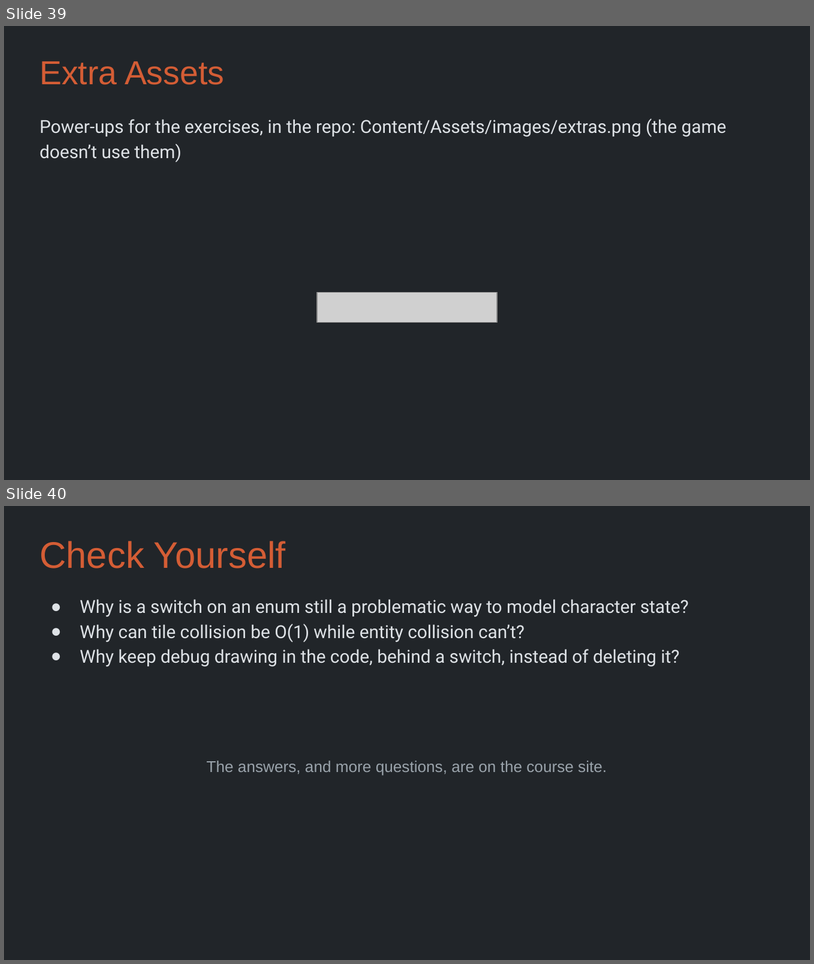
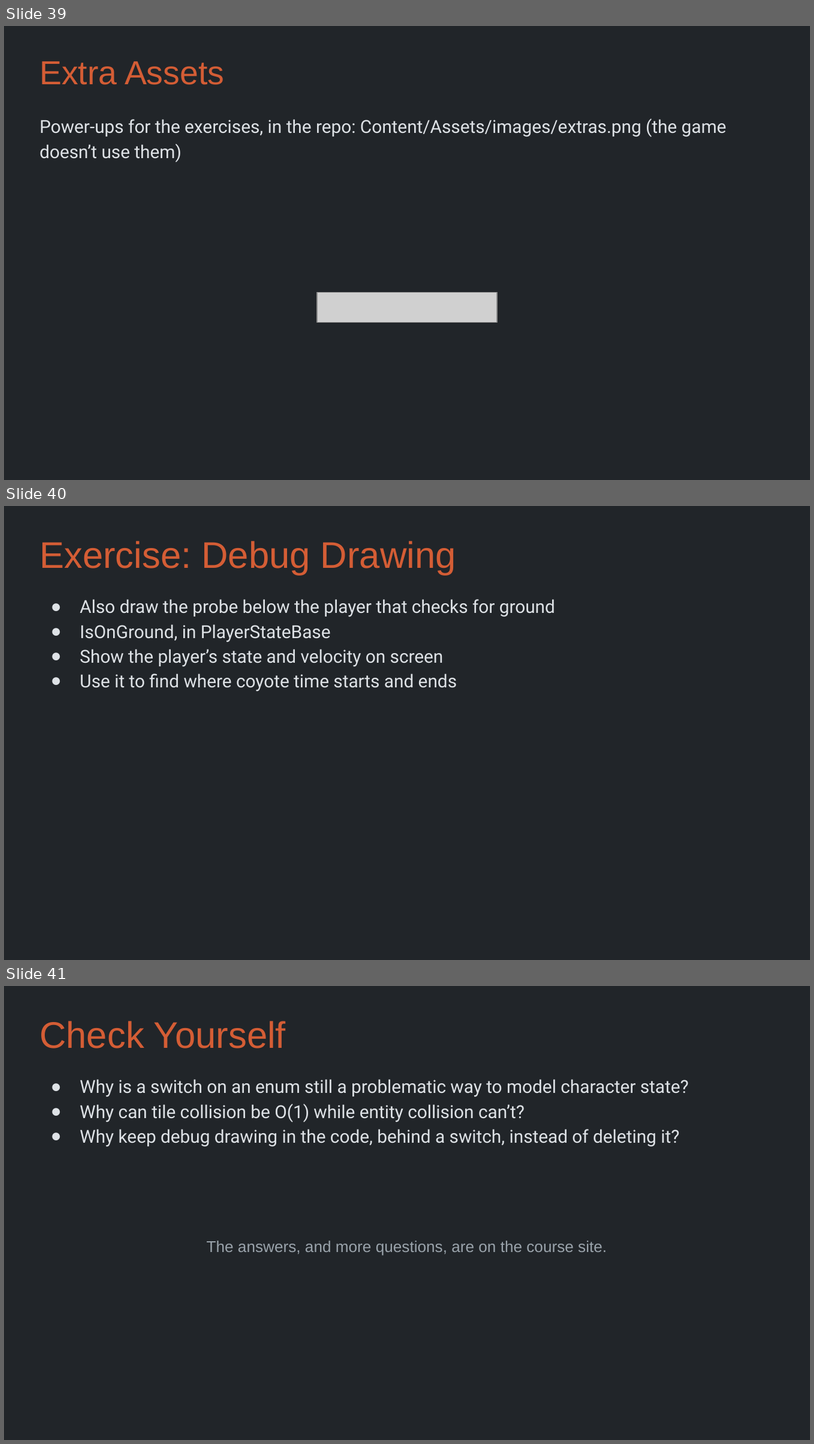
Before and after one commit to Metamate/gar, a slide deck: slides/06 Super Mario Bros.pptx. Shown one above the other, each under a label of ours: slides 39 and 40 before the commit, slides 39, 40 and 41 after it. The pictures are 814x964 and 814x1444 pixels, drawn with LibreOffice and Linux fonts; fonts in the diff are those of the drawing; grey boxes stand for pictures. Boxes give left, top, right and bottom in pixels: in the first picture for what was removed or moved away, otherwise in the second. Text is boxed around its words. In the diff, an @@ line names an element or a change of style, - is before the commit and + after.

```diff
--- a/slides/06 Super Mario Bros.pptx
+++ b/slides/06 Super Mario Bros.pptx
@@ slide 40 added at bbox=[4, 506, 810, 960], background #212529 @@
@@ title added at bbox=[39, 541, 456, 575], 33 pt, text #D45D35 @@
+Exercise: Debug Drawing
@@ text added at bbox=[80, 599, 555, 691], 16 pt, text #DEE2E6 @@
+● Also draw the probe below the player that checks for ground
+● IsOnGround, in PlayerStateBase
+● Show the player’s state and velocity on screen
+● Use it to find where coyote time starts and ends
@@ what was slide 40 is now slide 41 @@
```
Also in this commit, not shown: 2 other files.
